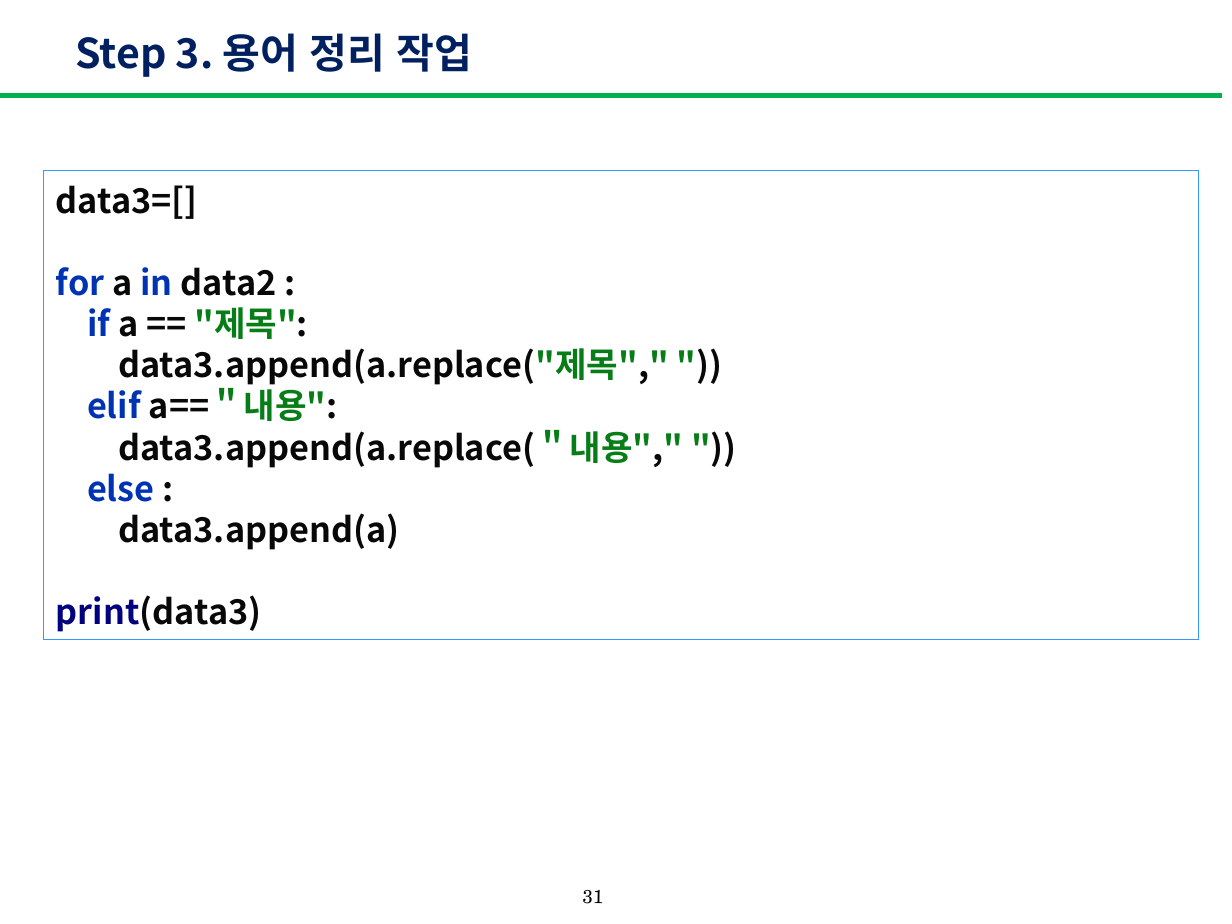
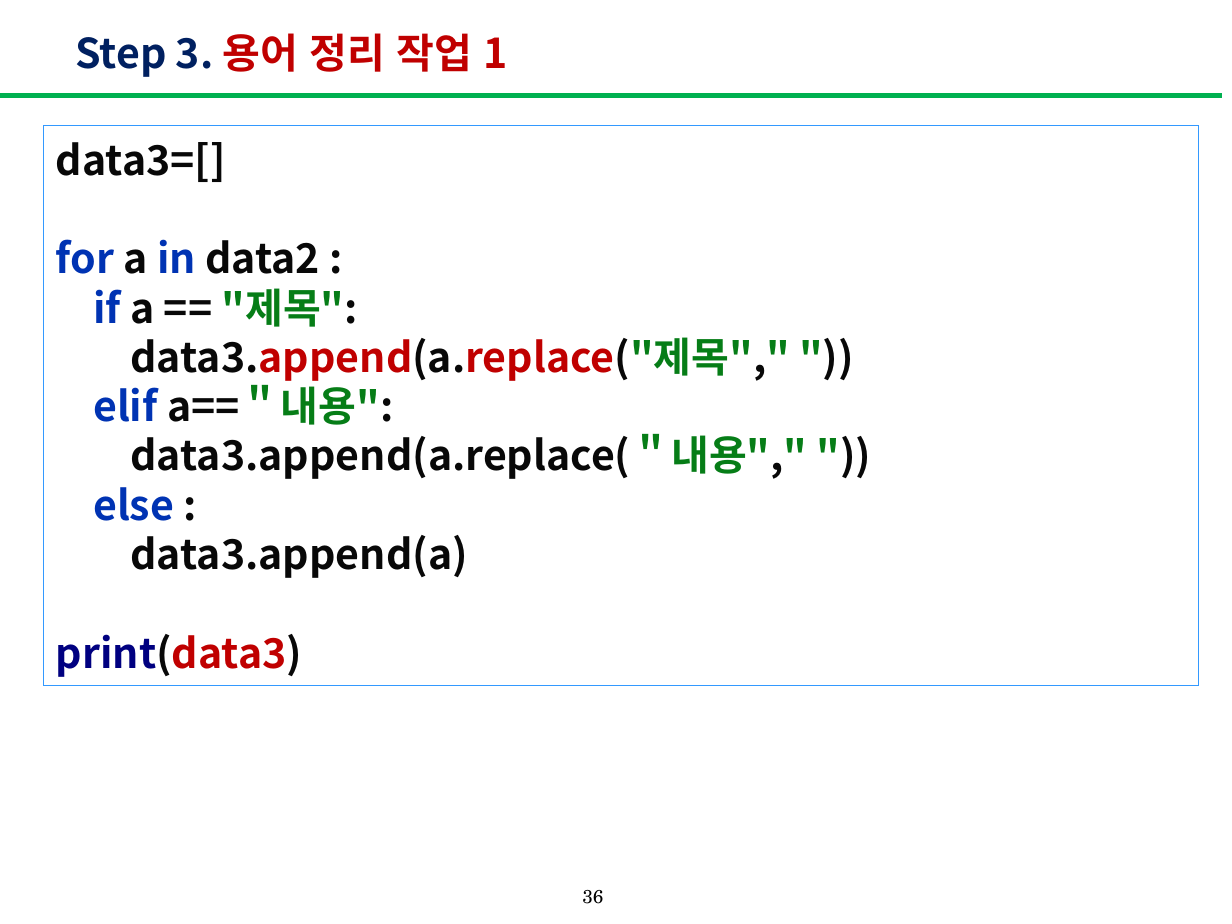
Before and after one commit to yoon-hyosun/PA, a slide deck: slide 36 of 한국어분석과워드클라우드_4.pptx (slide 31 before the commit). Drawn at 1232x924 pixels with LibreOffice and Linux fonts; fonts in the diff are those of the drawing. Boxes give left, top, right and bottom in pixels: in the first picture for what was removed or moved away, otherwise in the second. Text is boxed around its words. In the diff, an @@ line names an element or a change of style, - is before the commit and + after.

```diff
--- a/한국어분석과워드클라우드_4.pptx
+++ b/한국어분석과워드클라우드_4.pptx
@@ text at (75,33,508,77): text changed; text colour #002060 to #C00000 @@
-Step 3. 용어 정리 작업
+Step 3. 용어 정리 작업 1
@@ rectangle "data3=[]": place and size @@
-rectangle "data3=[]" at (43,171,1198,639)
+rectangle "data3=[]" at (43,126,1198,685)
@@ rectangle "data3=[]" at (43,126,1198,685): size 20 to 24 pt; text colour #080808 to #C00000 in "data3.append(a.replace("제목","", "print(data3)" @@
@@ page number at (582,890,603,904): text changed @@
-31
+36
```
Also in this commit, not shown: 31 other slides changed, 8 slides added, 2 slides removed.
